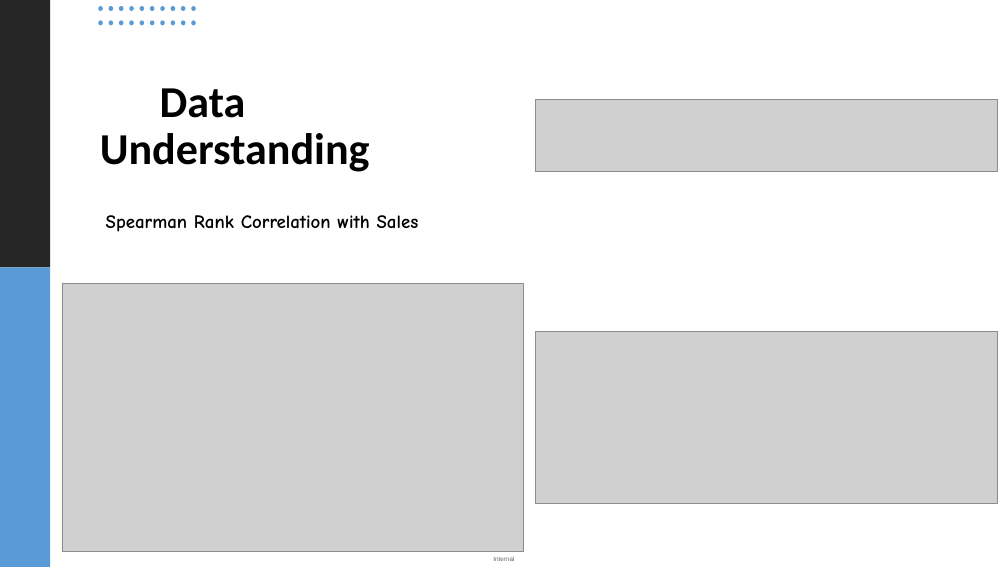
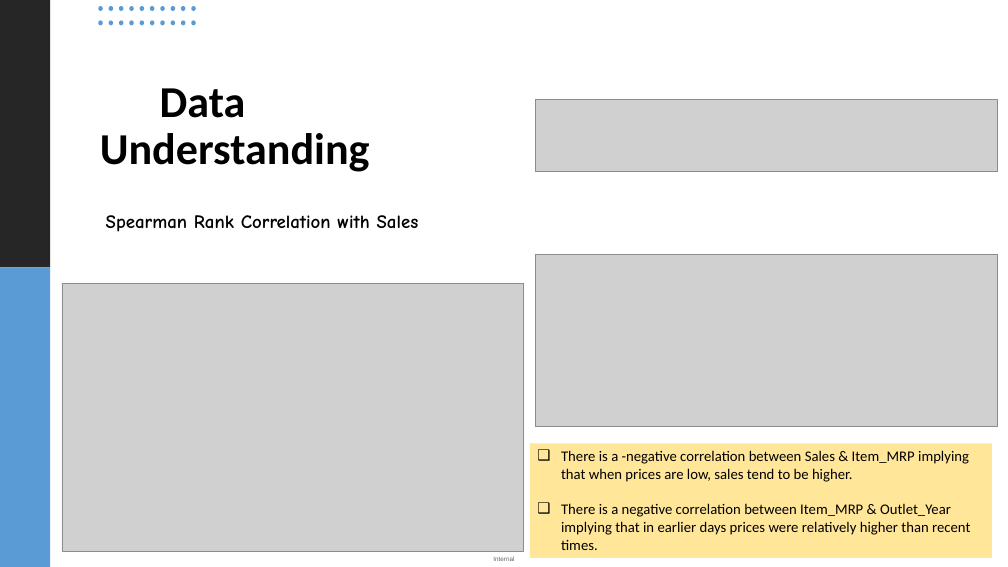
Before and after one commit to ghoshark/MachineHack-DAC-2021-Hackathon, a slide deck: slide 10 of Submission Files/Analytics_Olympiad_Presentation.pptx. Drawn at 1008x567 pixels with LibreOffice and Linux fonts; fonts in the diff are those of the drawing; grey boxes stand for pictures. Boxes give left, top, right and bottom in pixels: in the first picture for what was removed or moved away, otherwise in the second. Text is boxed around its words. In the diff, an @@ line names an element or a change of style, - is before the commit and + after.

```diff
--- a/Submission Files/Analytics_Olympiad_Presentation.pptx
+++ b/Submission Files/Analytics_Olympiad_Presentation.pptx
@@ picture: place and size @@
-picture at [536, 331, 998, 503]
+picture at [536, 255, 998, 426]
@@ rectangle added at [530, 443, 992, 557], fill #FFE699, 14 pt, text #000000 @@
+❑ There is a -negative correlation between Sales & Item_MRP implying that when prices are low, sales tend to be higher.
+❑ There is a negative correlation between Item_MRP & Outlet_Year implying that in earlier days prices were relatively higher than recent times.
```
Also in this commit, not shown: 5 other slides changed, 6 slides added, 2 slides removed, 6 other files.
